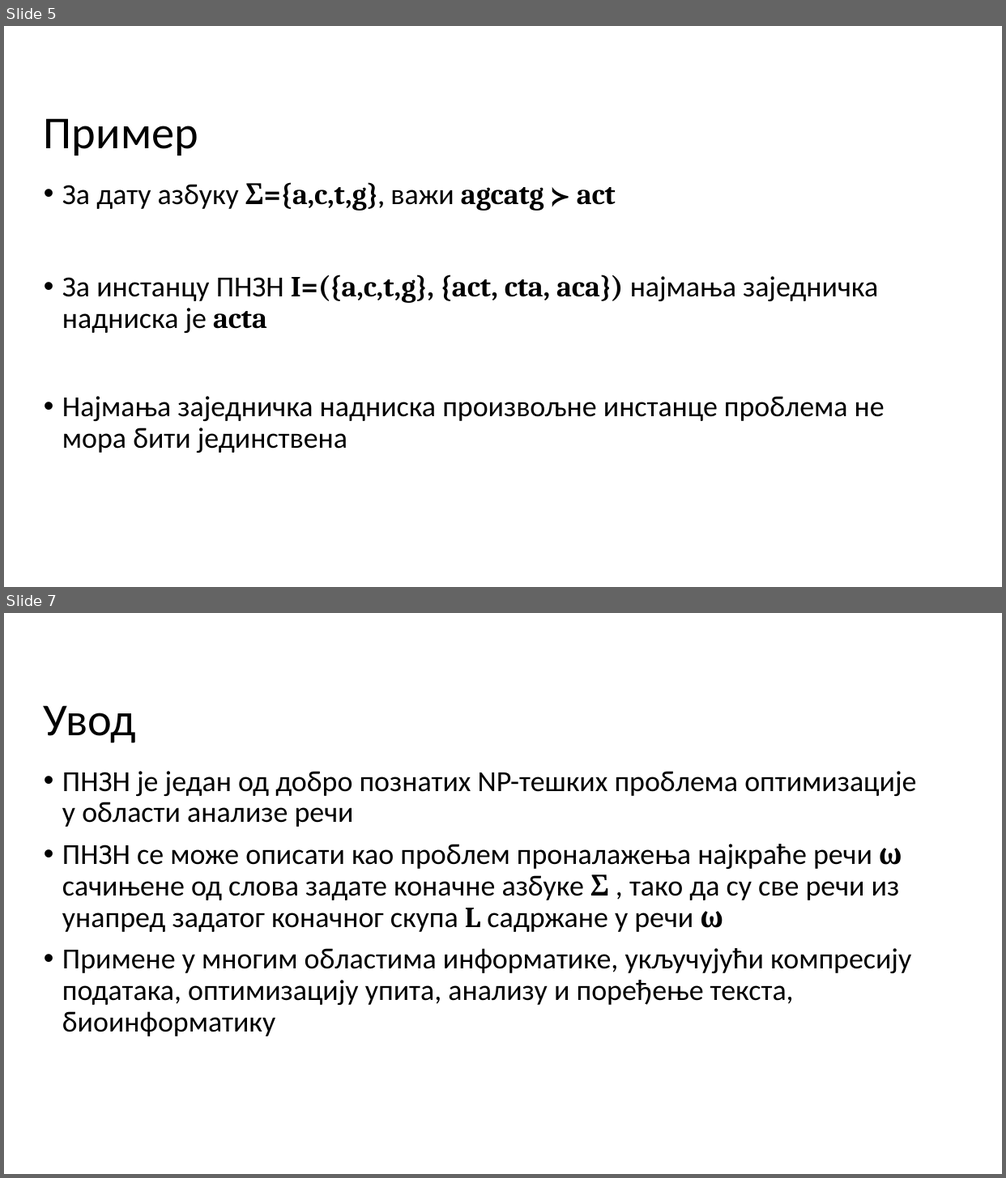
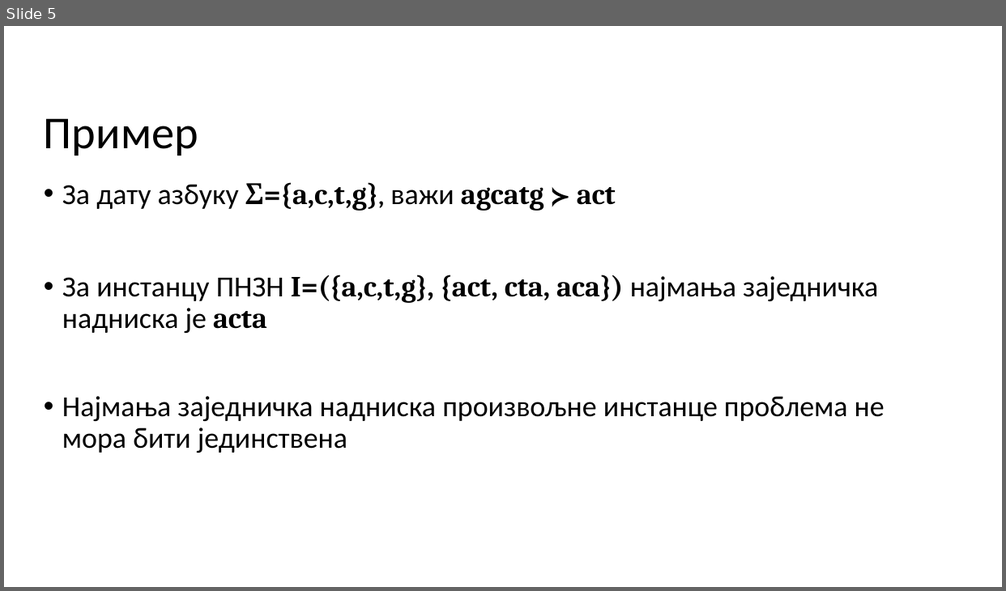
Before and after one commit to milosmikovic/Algorithms_For_Solving_Shortest_Common_Supersequence_Problem, a slide deck: Tekst/Prezentacija/MATF_primer_prezentacije.odp. Shown one above the other, each under a label of ours: slides 5 and 7 before the commit, slide 5 after it; the slides between them are not shown. The pictures are 1006x1178 and 1006x591 pixels, drawn with LibreOffice and Linux fonts; fonts in the diff are those of the drawing; background and template pictures are left out. Boxes give left, top, right and bottom in pixels: in the first picture for what was removed or moved away, otherwise in the second. Text is boxed around its words. In the diff, an @@ line names an element or a change of style, - is before the commit and + after.

```diff
--- a/Tekst/Prezentacija/MATF_primer_prezentacije.odp
+++ b/Tekst/Prezentacija/MATF_primer_prezentacije.odp
@@ slide 7 removed at (x1=4, y1=613, x2=1002, y2=1174), background #FFFFFF @@
@@ title removed at (x1=44, y1=705, x2=137, y2=743) @@
-Увод
@@ text removed at (x1=62, y1=771, x2=916, y2=1037) @@
-• ПНЗН је један од добро познатих NP-тешких проблема оптимизације у области анализе речи
-• ПНЗН се може описати као проблем проналажења најкраће речи ω сачињене од слова задате коначне азбуке Σ , тако да су све речи из унапред задатог коначног скупа L садржане у речи ω
-• Примене у многим областима информатике, укључујући компресију података, оптимизацију упита, анализу и поређење текста, биоинформатику
```
Also in this commit, not shown: 1 slide changed, 13 slides added.
